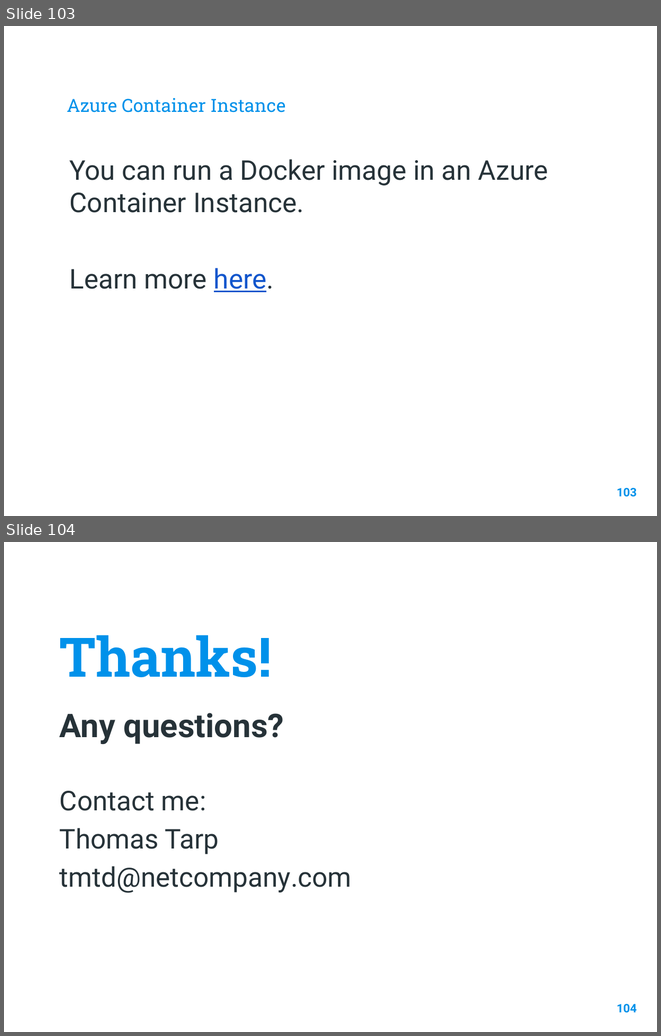
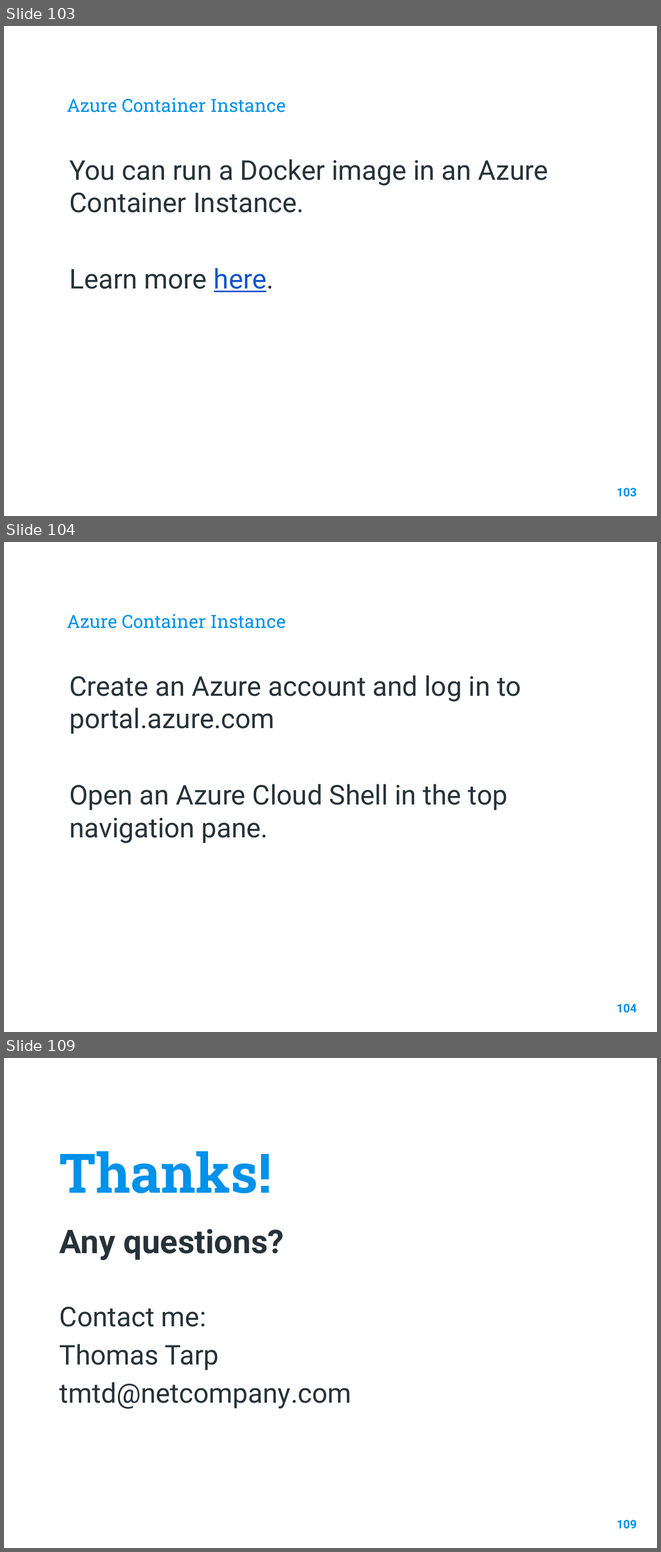
Before and after one commit to thomas-tarp/BConDockerMasterClass, a slide deck: Business Central on a Docker Image.pptx. Shown one above the other, each under a label of ours: slides 103 and 104 before the commit, slides 103, 104 and 109 after it; the slides between them are not shown. The pictures are 661x1036 and 661x1552 pixels, drawn with LibreOffice and Linux fonts; fonts in the diff are those of the drawing; background and template pictures are left out. Boxes give left, top, right and bottom in pixels: in the first picture for what was removed or moved away, otherwise in the second. Text is boxed around its words. In the diff, an @@ line names an element or a change of style, - is before the commit and + after.

Commit message:
Updated Azure Container Instance explanation

```diff
--- a/Business Central on a Docker Image.pptx
+++ b/Business Central on a Docker Image.pptx
@@ slide 104 added at [4, 542, 657, 1032], background picture (left out) @@
@@ title added at [67, 614, 285, 628], 20 pt, text #0091EA @@
+Azure Container Instance
@@ text added at [69, 675, 521, 843], 30 pt, text #263238 @@
+Create an Azure account and log in to portal.azure.com
+Open an Azure Cloud Shell in the top navigation pane.
@@ page number added at [617, 1004, 637, 1013], 13 pt, text #0091EA, bold @@
+104
@@ what was slide 104 is now slide 109 @@
@@ page number at [617, 1520, 637, 1529]: text changed @@
-104
+109
```
Also in this commit, not shown: 4 other slides added.
